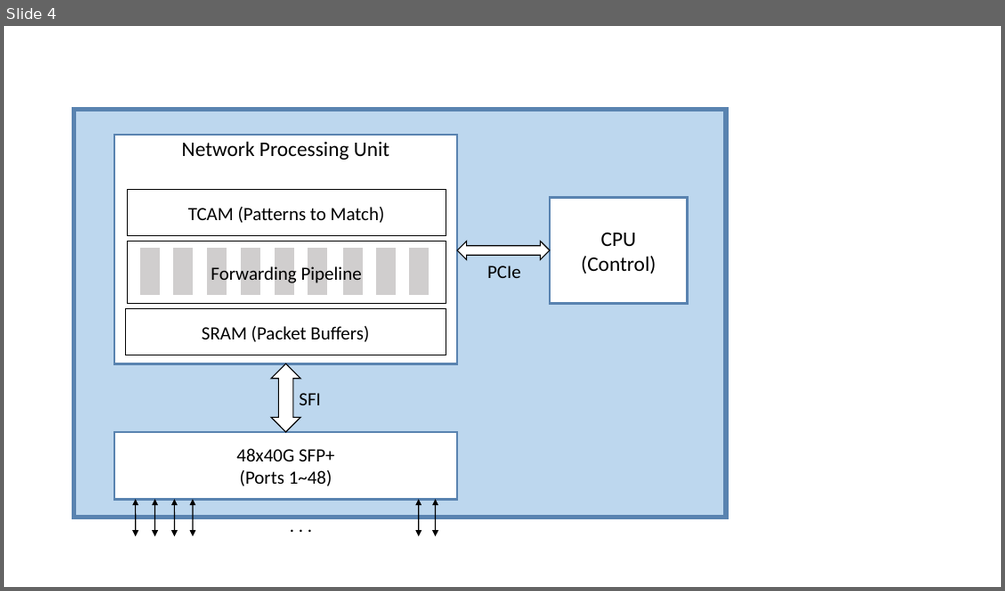
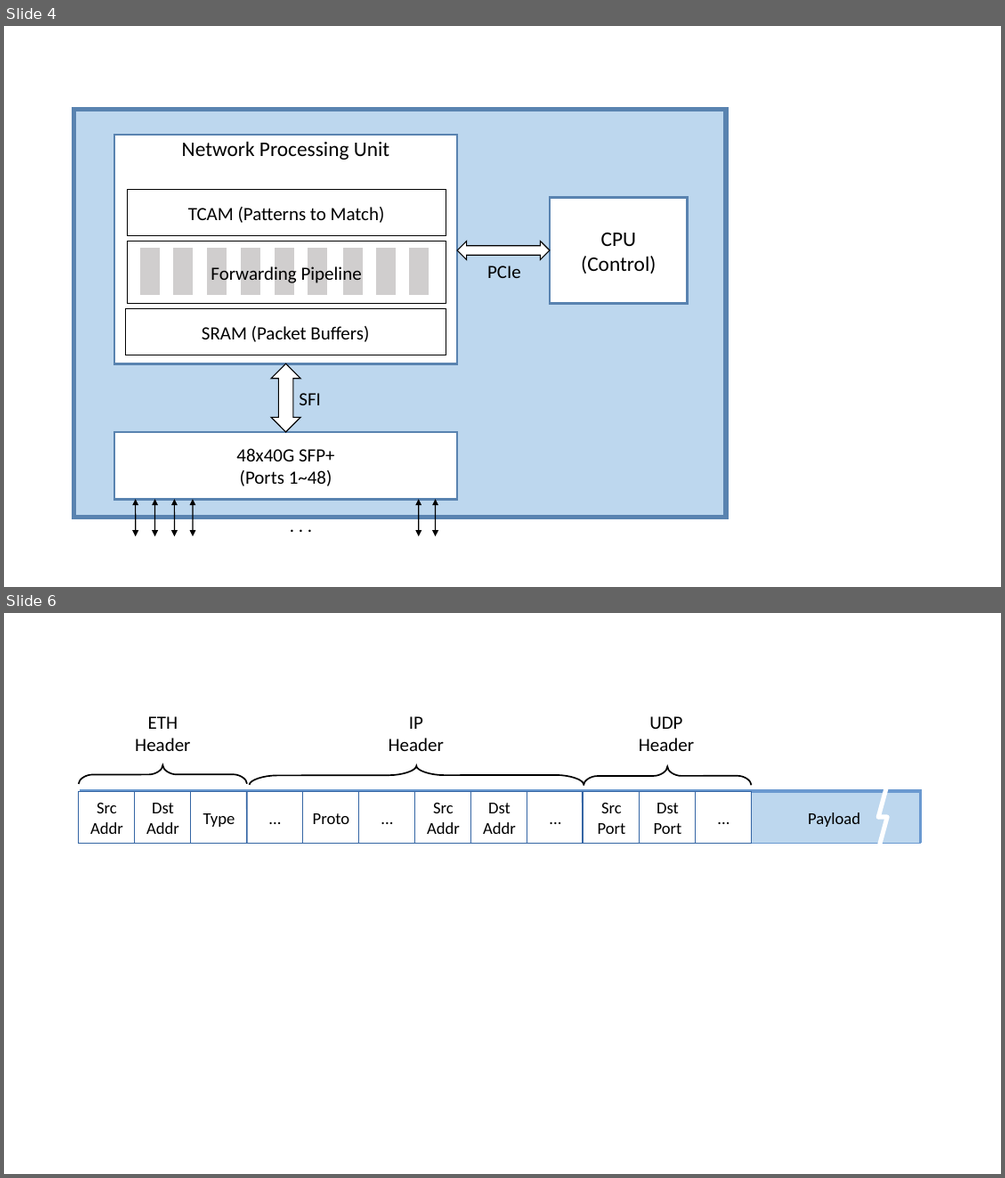
Before and after one commit to SystemsApproach/7E, a slide deck: switches/figures/figures.odp. Shown one above the other, each under a label of ours: slide 4 before the commit, slides 4 and 6 after it; the slides between them are not shown. The pictures are 1005x591 and 1005x1178 pixels, drawn with LibreOffice and Linux fonts; fonts in the diff are those of the drawing. Boxes give left, top, right and bottom in pixels: in the first picture for what was removed or moved away, otherwise in the second. Text is boxed around its words. In the diff, an @@ line names an element or a change of style, - is before the commit and + after.

```diff
--- a/switches/figures/figures.odp
+++ b/switches/figures/figures.odp
@@ slide 6 added at (x1=4, y1=613, x2=1001, y2=1174), background #FFFFFF @@
@@ text added at (x1=135, y1=716, x2=190, y2=751), 18 pt, text #000000 @@
+ETH
+Header
@@ text added at (x1=388, y1=716, x2=444, y2=751), 18 pt, text #000000 @@
+IP
+Header
@@ text added at (x1=639, y1=716, x2=694, y2=751), 18 pt, text #000000 @@
+UDP
+Header
@@ freeform shape added at (x1=79, y1=764, x2=247, y2=784), outline #000000 1.45 pt @@
@@ freeform shape added at (x1=250, y1=765, x2=583, y2=785), outline #000000 1.45 pt @@
@@ freeform shape added at (x1=584, y1=766, x2=752, y2=786), outline #000000 1.45 pt @@
@@ rectangle added at (x1=79, y1=792, x2=920, y2=844), fill #FFFFFF, outline #6A99D0 1.45 pt @@
@@ rectangle added at (x1=79, y1=792, x2=135, y2=844), fill #FFFFFF, outline #3465A4 0 pt, 16 pt, text #000000 @@
+Src
+Addr
@@ rectangle added at (x1=135, y1=792, x2=191, y2=844), fill #FFFFFF, outline #3465A4 0 pt, 16 pt, text #000000 @@
+Dst
+Addr
@@ rectangle added at (x1=191, y1=792, x2=247, y2=844), fill #FFFFFF, outline #3465A4 0 pt, 16 pt, text #000000 @@
+Type
@@ rectangle added at (x1=247, y1=792, x2=303, y2=844), fill #FFFFFF, outline #3465A4 0 pt, 16 pt, text #000000 @@
+...
@@ line added from (247, 792) to (247, 844), #3465A4 1.45 pt @@
@@ rectangle added at (x1=303, y1=792, x2=359, y2=844), fill #FFFFFF, outline #3465A4 0 pt, 16 pt, text #000000 @@
+Proto
@@ rectangle added at (x1=359, y1=792, x2=415, y2=844), fill #FFFFFF, outline #3465A4 0 pt, 16 pt, text #000000 @@
+...
@@ rectangle added at (x1=415, y1=792, x2=471, y2=844), fill #FFFFFF, outline #3465A4 0 pt, 16 pt, text #000000 @@
+Src
+Addr
@@ rectangle added at (x1=471, y1=792, x2=527, y2=844), fill #FFFFFF, outline #3465A4 0 pt, 16 pt, text #000000 @@
+Dst
+Addr
@@ rectangle added at (x1=527, y1=792, x2=583, y2=844), fill #FFFFFF, outline #3465A4 0 pt, 16 pt, text #000000 @@
+...
@@ line added from (582, 792) to (582, 844), #3465A4 1.45 pt @@
@@ rectangle added at (x1=583, y1=792, x2=639, y2=844), fill #FFFFFF, outline #3465A4 0 pt, 16 pt, text #000000 @@
+Src
+Port
@@ rectangle added at (x1=639, y1=792, x2=696, y2=844), fill #FFFFFF, outline #3465A4 0 pt, 16 pt, text #000000 @@
+Dst
+Port
@@ rectangle added at (x1=696, y1=792, x2=752, y2=844), fill #FFFFFF, outline #3465A4 0 pt, 16 pt, text #000000 @@
+...
@@ rectangle added at (x1=749, y1=792, x2=920, y2=844), fill #BDD7EE, outline #6A99D0 1.45 pt, 16 pt, text #000000 @@
+Payload
@@ line added from (887, 785) to (878, 817), #FFFFFF 4.31 pt @@
@@ line added from (887, 817) to (878, 850), #FFFFFF 4.31 pt @@
@@ line added from (887, 817) to (878, 817), #FFFFFF 4.31 pt @@
```
Also in this commit, not shown: 1 other slide added, 5 other files.
